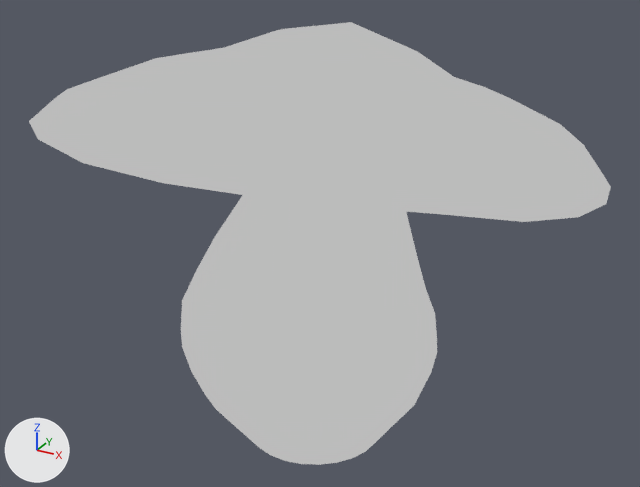
What one commit did to the Blender file models/mushroom/mushroom.blend.
The view is the same before and after, from a 50 mm camera at (3.36, -5.96, 4.61) aimed at (0.05, 0.06, 1.6). Lighting does not change. The marker at lower left points along +X, +Y and +Z.
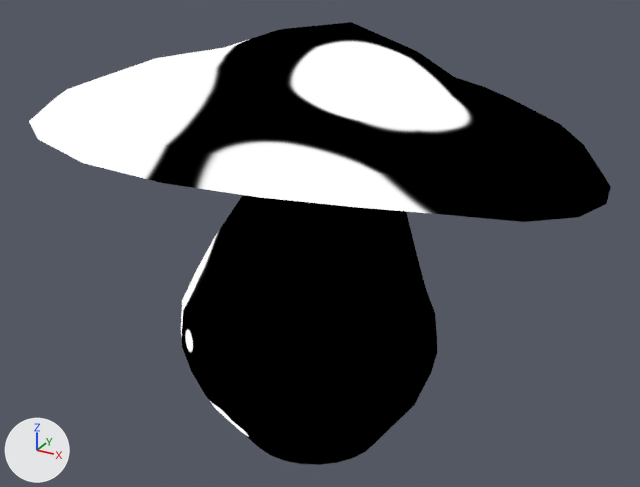
Edits to the bpy script that builds the scene:
```text
Add img_specularmap:
    img_specularmap = load_image('SpecularMap', 'SpecularMap.png', 1024, 1024, 'sRGB')
Change mat_material:
    where n1 = _N.new('ShaderNodeBackground'); n1.name = 'Background'
    remove n1.inputs[0].default_value = (0.5, 0.5, 0.5, 1.0)  # 'Color', grey #bcbcbc
    add n2 = _N.new('ShaderNodeTexImage'); n2.name = 'Image Texture'
    add n2.image = img_specularmap
    add _L.new(n2.outputs[0], n1.inputs[0])  # 'Color' to 'Color'
```

Changed parts and their boxes (x1, y1, x2, y2) in the pictures (640 x 487 px):
'Cube', surface changed: (29, 22, 611, 465) in both
